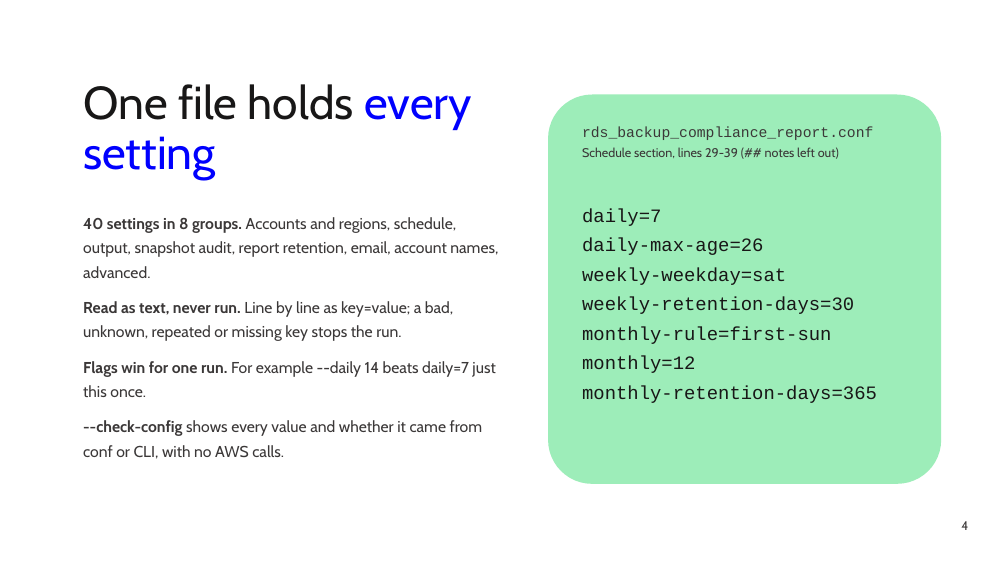
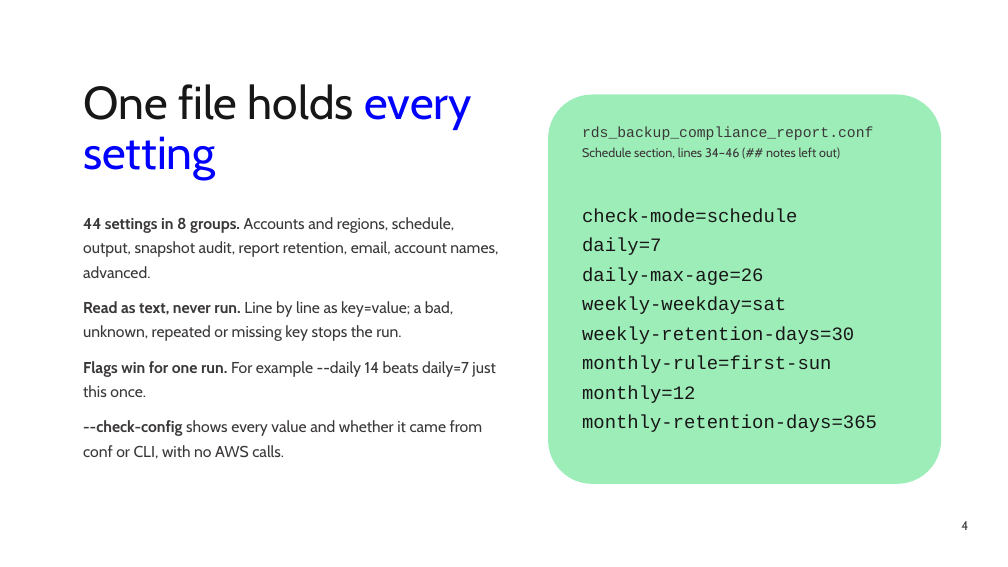
Before and after one commit to manideepgrandhi/rds-backup-compliance, a slide deck: slide 4 of docs/RDS_Backup_Compliance_Walkthrough.pptx. Drawn at 1008x567 pixels with LibreOffice and Linux fonts; fonts in the diff are those of the drawing. Boxes give left, top, right and bottom in pixels: in the first picture for what was removed or moved away, otherwise in the second. Text is boxed around its words. In the diff, an @@ line names an element or a change of style, - is before the commit and + after.

Commit message:
Walkthrough deck: refresh to v1.8.0
Update the 20-slide team deck: version 1.8.0, 44 settings, 814 checks,
alert_email.jq, check-mode and attach-* keys, and verbatim code citations
moved to the current line numbers (A4 916-925, A5 67-68 and 71-78, A6 358-364).

```diff
--- a/docs/RDS_Backup_Compliance_Walkthrough.pptx
+++ b/docs/RDS_Backup_Compliance_Walkthrough.pptx
@@ text at <box>582,147,840,159</box>: text changed @@
-Schedule section, lines 29-39 (## notes left out)
+Schedule section, lines 34–46 (## notes left out)
@@ text at <box>582,208,797,223</box>: paragraph added @@
+check-mode=schedule
@@ text at <box>83,217,498,278</box>: text changed @@
-40 settings in 8 groups. Accounts and regions, schedule, output, snapshot audit, report retention, email, account names, advanced.
+44 settings in 8 groups. Accounts and regions, schedule, output, snapshot audit, report retention, email, account names, advanced.
```
Also in this commit, not shown: 10 other slides changed.
